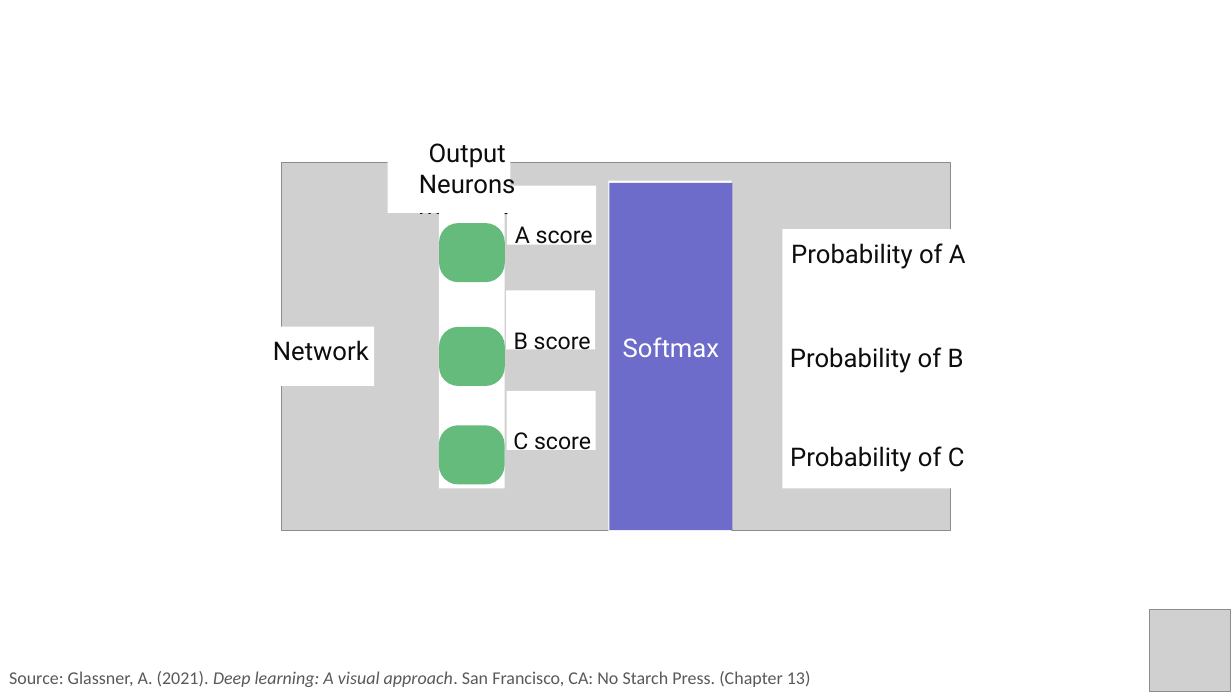
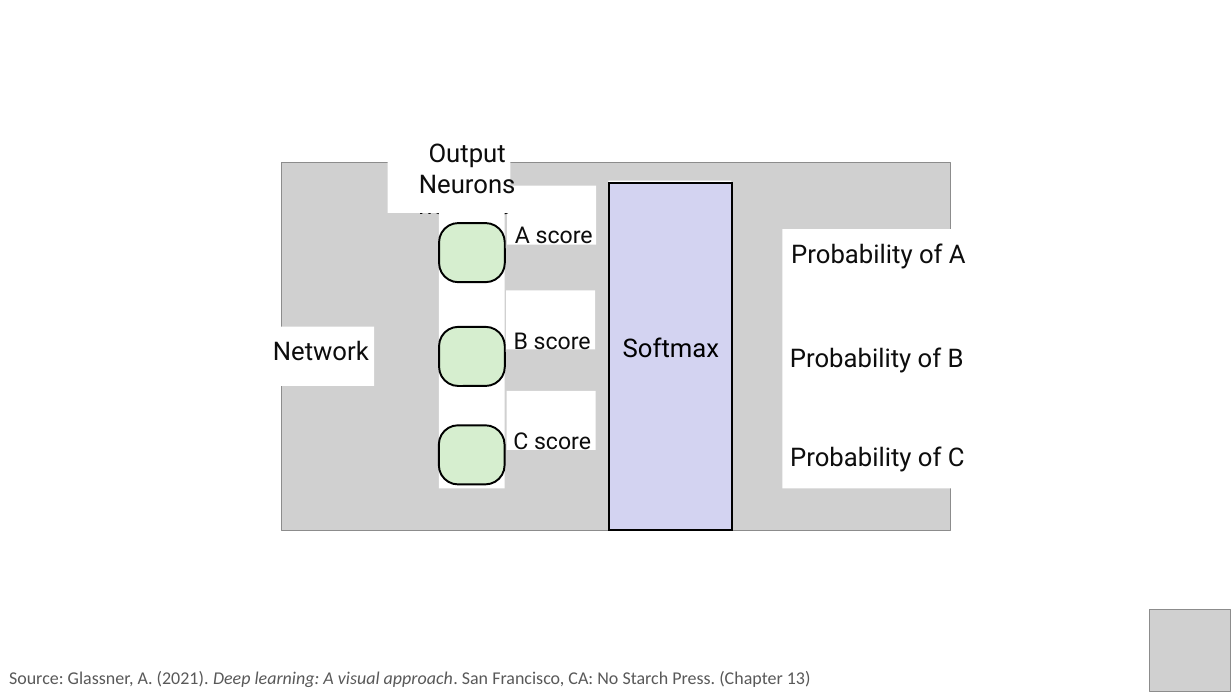
Before and after one commit to PracticumAI/deep_learning, a slide deck: slide 9 of presentations/02.2_activation_functions.pptx. Drawn at 1232x693 pixels with LibreOffice and Linux fonts; fonts in the diff are those of the drawing; grey boxes stand for pictures. Boxes give left, top, right and bottom in pixels: in the first picture for what was removed or moved away, otherwise in the second. Text is boxed around its words. In the diff, an @@ line names an element or a change of style, - is before the commit and + after.

Commit message:
Updated activation_functions.pptx to new color palette.

```diff
--- a/presentations/02.2_activation_functions.pptx
+++ b/presentations/02.2_activation_functions.pptx
@@ rectangle at bbox=[609, 183, 732, 531]: fill #6D6CCA to #D3D3F1; outline none to #000000 1.5 pt @@
@@ text "Softmax" at bbox=[623, 337, 719, 358]: text colour #FFFFFF to #000000 @@
@@ fill #65BB7B to #D6EECF; outline none to #000000 1.5 pt in 3 elements at bbox=[439, 223, 505, 282], bbox=[439, 327, 505, 386], bbox=[439, 425, 505, 484] @@
```
Also in this commit, not shown: 7 other slides changed.
